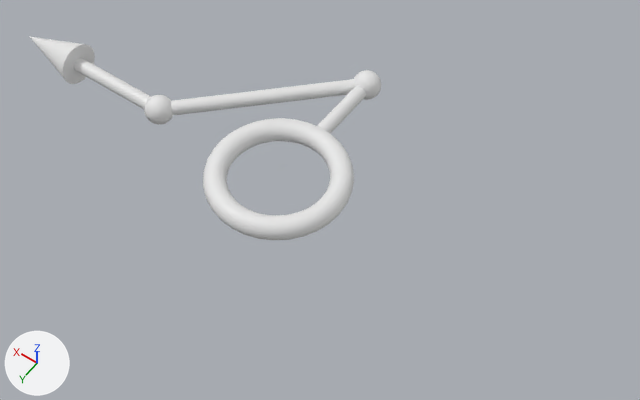
A saved change to the OBJ model Assets/Modules/Azure/Assets/Arrows/Arrow-032.obj.
The view is the same before and after, from a camera (50 mm lens) standing at (-2.28, 2.74, 4.31) and looking at (-0.22, -0.14, -0.21). Lighting does not change. The marker at lower left points along +X, +Y and +Z. Where no turn or scale is listed for an object, it has been applied to the vertices. Vertices at the same position are counted once.

The first picture shows 'Arrow-032'.
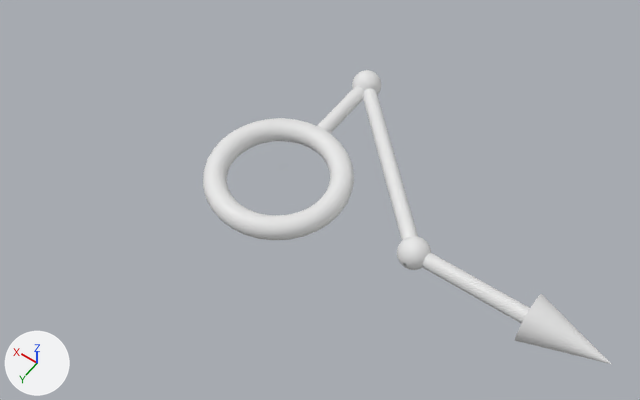
Where the change shows, as pixel boxes (x1, y1, x2, y2) in the pictures (640 x 400 px; the box of a moved part takes in the faces that stretch with it):
'Arrow-032', reshaped (16% wider, 44% taller): before (29, 36, 381, 240); after (203, 70, 611, 364)
part 1 of me_arrow_032, moved or reshaped: before (74, 58, 151, 109); after (422, 252, 530, 324)
part 2 of me_arrow_032, moved or reshaped: before (29, 36, 95, 84); after (515, 294, 611, 364)
part 3 of me_arrow_032, added: after (397, 236, 431, 270)
part 4 of me_arrow_032, deleted: before (144, 95, 173, 125)
part 5 of me_arrow_032, moved or reshaped: before (171, 79, 355, 115); after (363, 89, 418, 240)

The edits, one by one:
me_arrow_032 is used by ob_arrow_032; location (0.0, 0.0, 0.0).
me_arrow_032 had 3283 vertices, 3143 faces and spanned x -0.47..2.25, y -1.1..0.47, z -0.15..0.15.
me_arrow_032 now has 3282 vertices, 3143 faces and spans x -2.25..0.47, y -1.1..0.47, z -0.15..0.15.
me_arrow_032 part 1: the loose piece of 64 vertices spanning x 1.0..2.0, y -0.05..0.05, z -0.05..0.05 is turned -180 degrees about the y axis through the mesh origin.
me_arrow_032 part 2: the loose piece of 33 vertices spanning x 1.75..2.25, y -0.15..0.15, z -0.15..0.15 is turned -180 degrees about the y axis through the mesh origin.
me_arrow_032 part 3: a new loose piece of 1009 vertices spanning x -1.1..-0.9, y -0.1..0.1, z -0.1..0.1.
me_arrow_032 part 4: the loose piece of 1010 vertices spanning x 0.9..1.1, y -0.1..0.1, z -0.1..0.1 is deleted.
Part 5, on me_arrow_032:
62 vertices are removed from x -0.04..1.04, y -1.04..0.04, z -0.05..0.05.
106 faces are deleted.
4 vertices move within x -0.02..0.02, y -1.1..-0.9, z 0.0.
36 vertices are added at x -1.04..0.03, y -1.02..0.04, z -0.05..0.05.
26 new vertices lie (1.0, -1.0, 0.0) away from vertices in x -1.04..-0.96, y -0.04..0.04, z -0.05..0.05.
106 new faces join them.
